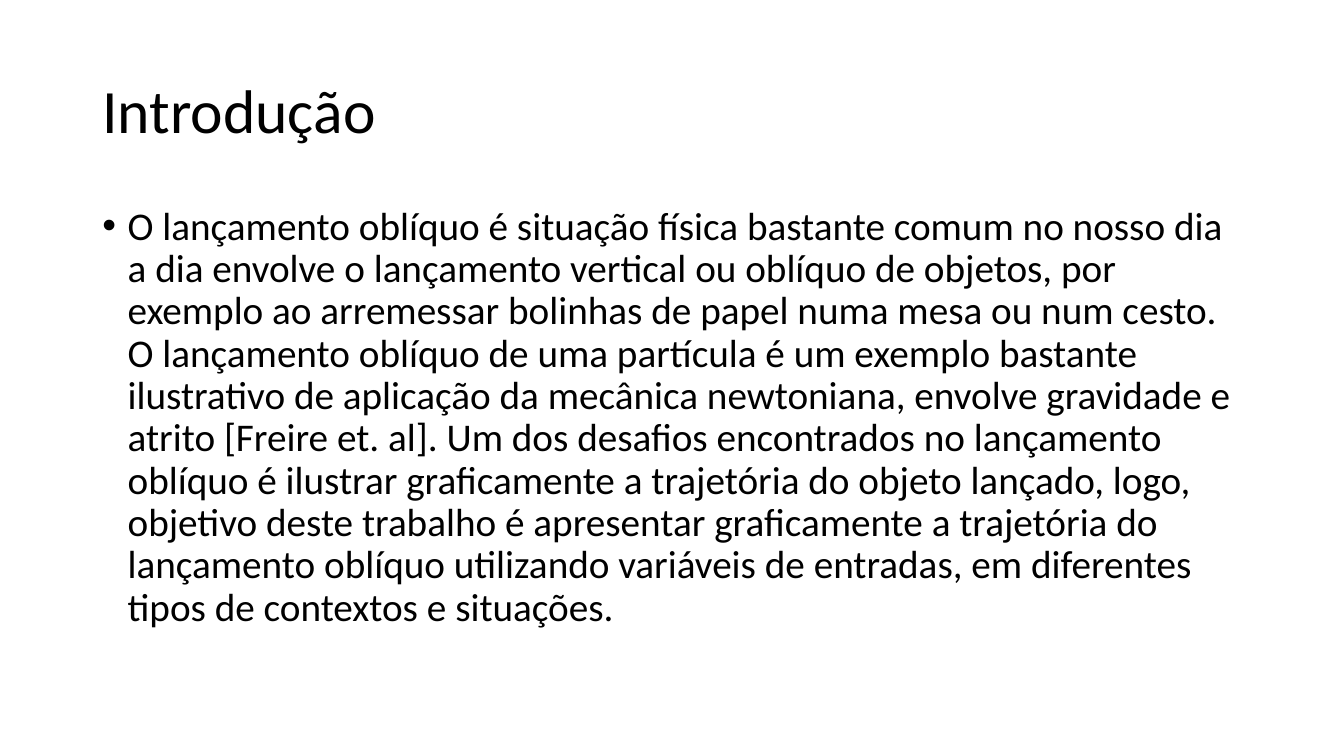
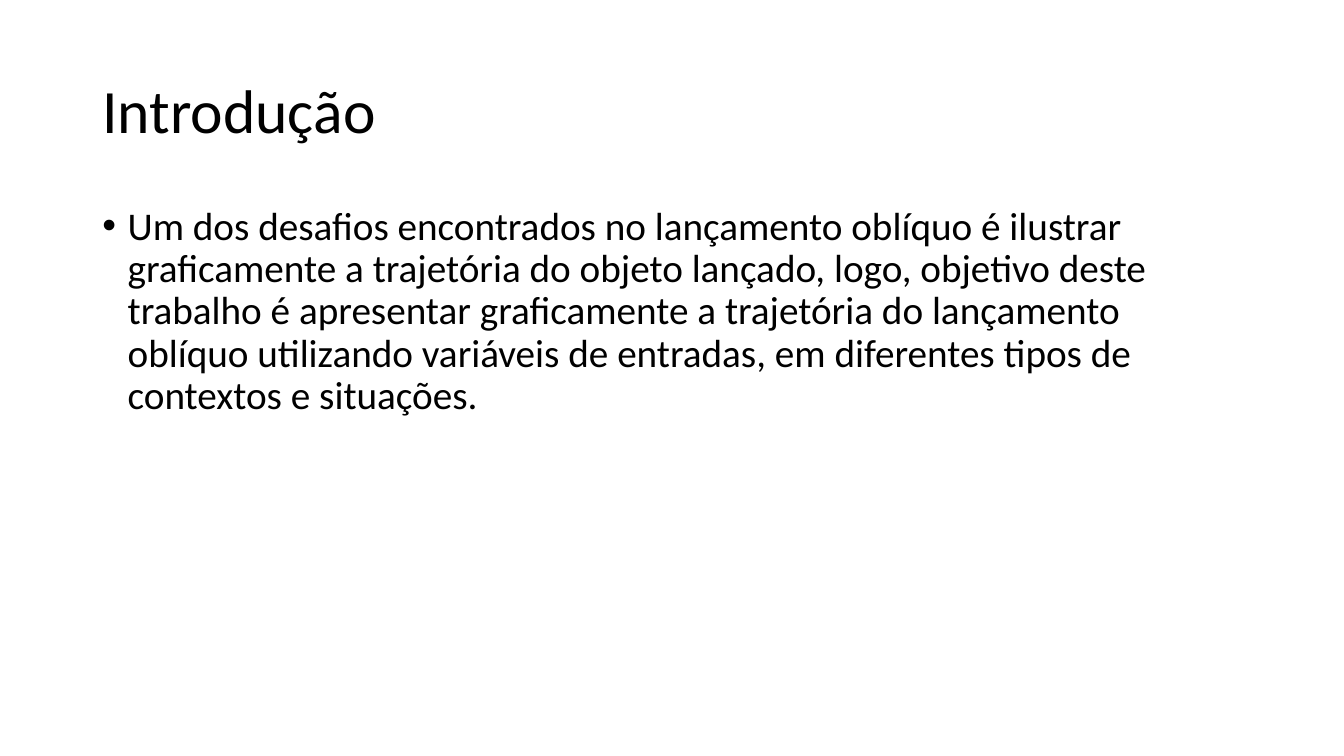
Before and after one commit to jonatanrinckus/SimulacaoDiscretaTrabalhoM2, a slide deck: slide 5 of new/Estudo Modelagem Bifocal.pptx (slide 3 before the commit). Drawn at 1344x756 pixels with LibreOffice and Linux fonts; fonts in the diff are those of the drawing. Boxes give left, top, right and bottom in pixels: in the first picture for what was removed or moved away, otherwise in the second. Text is boxed around its words. In the diff, an @@ line names an element or a change of style, - is before the commit and + after.

```diff
--- a/new/Estudo Modelagem Bifocal.pptx
+++ b/new/Estudo Modelagem Bifocal.pptx
@@ text at (x1=128, y1=212, x2=1146, y2=416): text changed @@
-• O lançamento oblíquo é situação física bastante comum no nosso dia a dia envolve o lançamento vertical ou oblíquo de objetos, por exemplo ao arremessar bolinhas de papel numa mesa ou num cesto. O lançamento oblíquo de uma partícula é um exemplo bastante ilustrativo de aplicação da mecânica newtoniana, envolve gravidade e atrito [Freire et. al]. Um dos desafios encontrados no lançamento oblíquo é ilustrar graficamente a trajetória do objeto lançado, logo, objetivo deste trabalho é apresentar graficamente a trajetória do lançamento oblíquo utilizando variáveis de entradas, em diferentes tipos de contextos e situações.
+• Um dos desafios encontrados no lançamento oblíquo é ilustrar graficamente a trajetória do objeto lançado, logo, objetivo deste trabalho é apresentar graficamente a trajetória do lançamento oblíquo utilizando variáveis de entradas, em diferentes tipos de contextos e situações.
```
Also in this commit, not shown: 6 other slides changed, 4 slides added.
